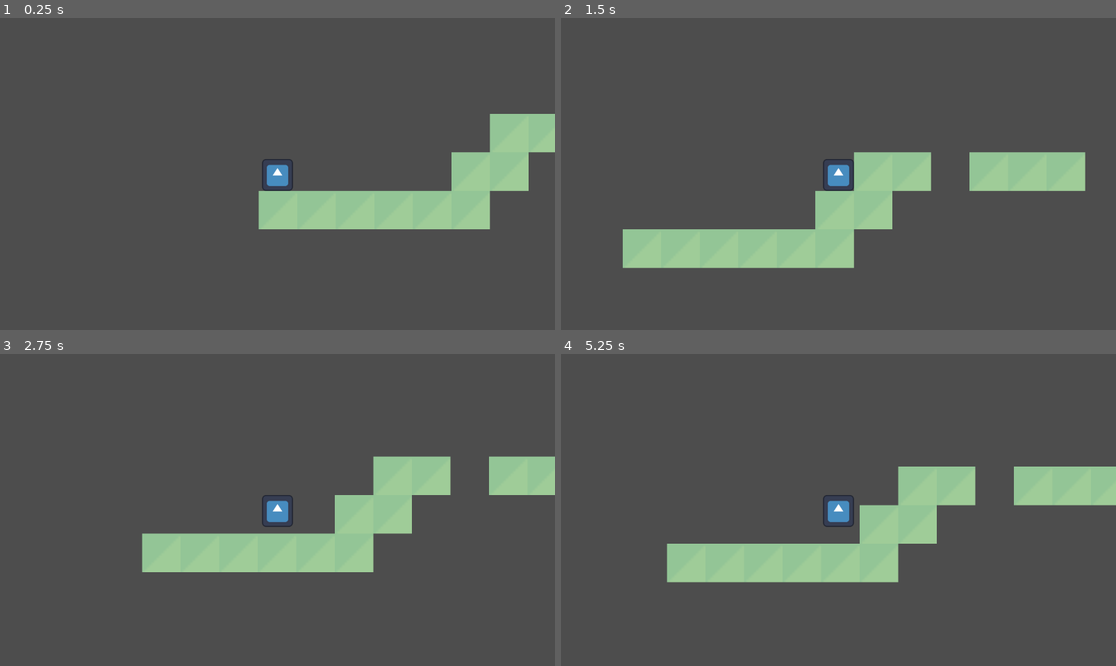
Above: before the commit, frames 1-4 (two rows, left to right).
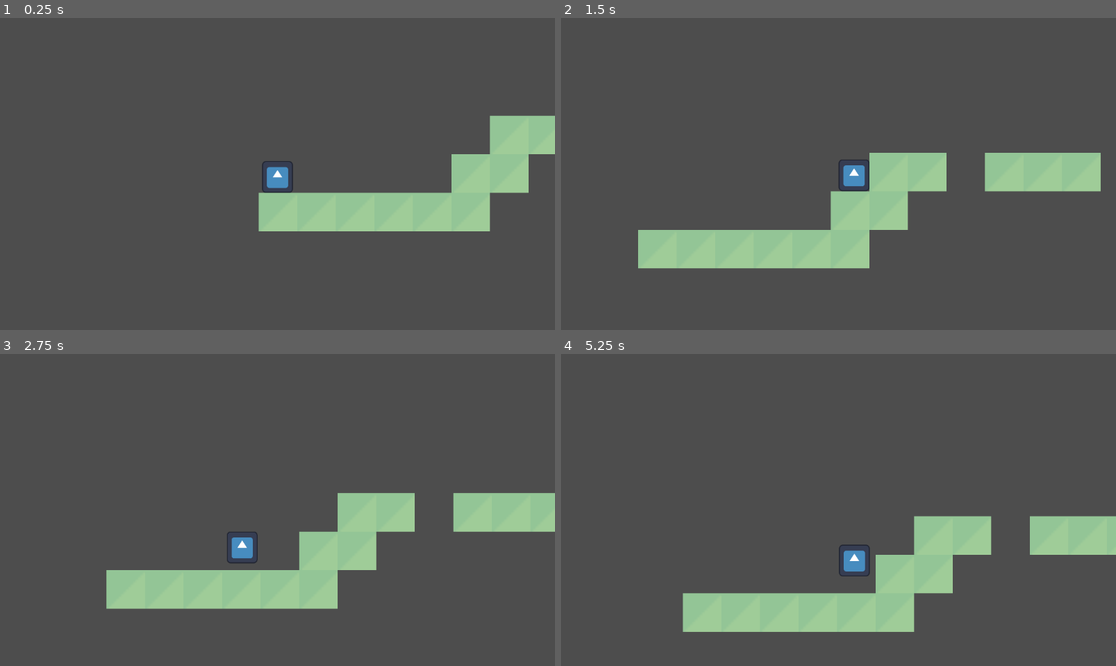
Above: after the commit, the same moments.

Repository: ethanshu2012-tech/DAydream-Hackathon---Sacrifices-Must-Be-Made
Game: Godot game, scene res://main.tscn
The game is run twice, just before and just after one commit, with the same random seed, the same clock (stepped at 60 frames per second) and the same inputs. The engine's default icon, where the game draws it, is replaced by a stand-in: a white triangle on a blue panel in a dark square.
Inputs:
- Up to frame 1 (0.25 s): no input
- Up to frame 2 (1.5 s): tap Enter at 0.5 s; hold D (right) from 0.53 s (still down); tap W (jump) at 0.77 s
- Up to frame 3 (2.75 s): tap W (jump) at 1.52 s; release D (right) at 2.03 s; hold A (left) from 2.03 s (still down)
- Up to frame 4 (5.25 s): release A (left) at 2.78 s; hold D (right) 2.78-4.28 s; tap W (jump) at 3.02, 3.77, 4.52 s; hold A (left) 4.28-5.03 s; hold D (right) from 5.03 s (still down)

The runs differ from the first frame. In frame 1, 0.8% of the frame differs, in the area x 46-100%, y 30-69%; in frame 2, 3.6%; in frame 3, 14%; in frame 4, 21%, in the area x 19-100%, y 36-90%.

Commit message:
ethan's face is used as the sprite

Diff:
--- a/main.tscn
+++ b/main.tscn
@@ -62,6 +62,8 @@
 
 [node name="Camera2D" type="Camera2D" parent="Player"]
 position = Vector2(199, 352)
+position_smoothing_enabled = true
+position_smoothing_speed = 6.0
 
 [node name="TileMapLayer" type="TileMapLayer" parent="."]
 scale = Vector2(5, 5)
Binary file added: WIN_20250927_11_57_13_Pro.jpg
Not shown, added: WIN_20250927_11_57_13_Pro.jpg.import
